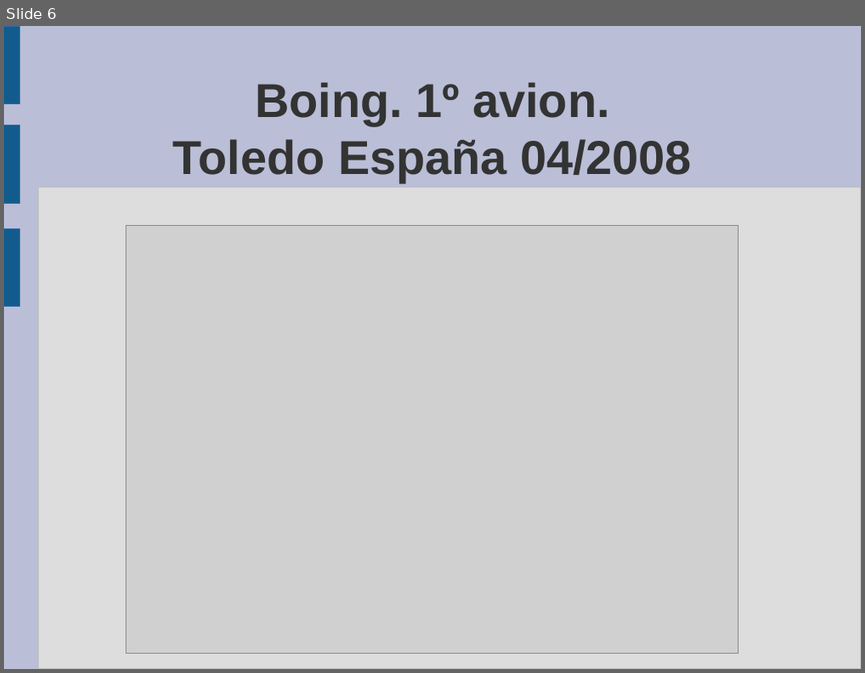
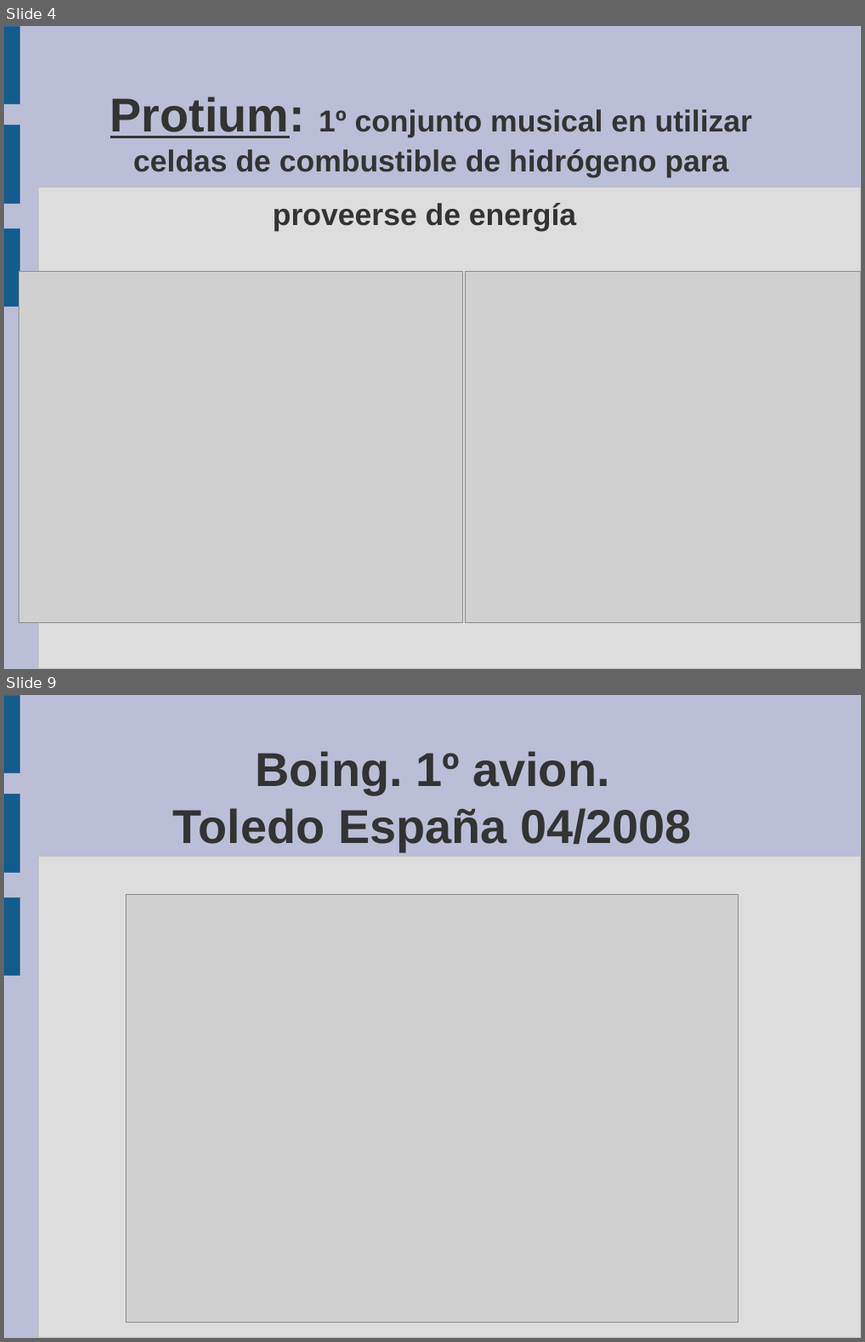
Before and after one commit to guanucoluis/proyecto5r1, a slide deck: Catedras/Tecnologia/MARCO.odp. Shown one above the other, each under a label of ours: slide 6 before the commit, slides 4 and 9 after it; the slides between them are not shown. The pictures are 865x673 and 865x1342 pixels, drawn with LibreOffice and Linux fonts; fonts in the diff are those of the drawing; grey boxes stand for pictures. Boxes give left, top, right and bottom in pixels: in the first picture for what was removed or moved away, otherwise in the second. Text is boxed around its words. In the diff, an @@ line names an element or a change of style, - is before the commit and + after.

```diff
--- a/Catedras/Tecnologia/MARCO.odp
+++ b/Catedras/Tecnologia/MARCO.odp
@@ slide 4 added at (4, 26, 861, 669), background #BABED6; not listed: 4 template elements that a slide beside it also shows @@
@@ title added at (110, 97, 752, 231), 28 pt, text #333333, bold @@
+Protium: 1º conjunto musical en utilizar celdas de combustible de hidrógeno para proveerse de energía
@@ picture added at (19, 271, 464, 623) @@
@@ picture added at (465, 271, 861, 623) @@
@@ what was slide 6 is now slide 9 @@
```
Also in this commit, not shown: 3 slides changed, 7 other slides added, 5 slides removed, 12 other files.
